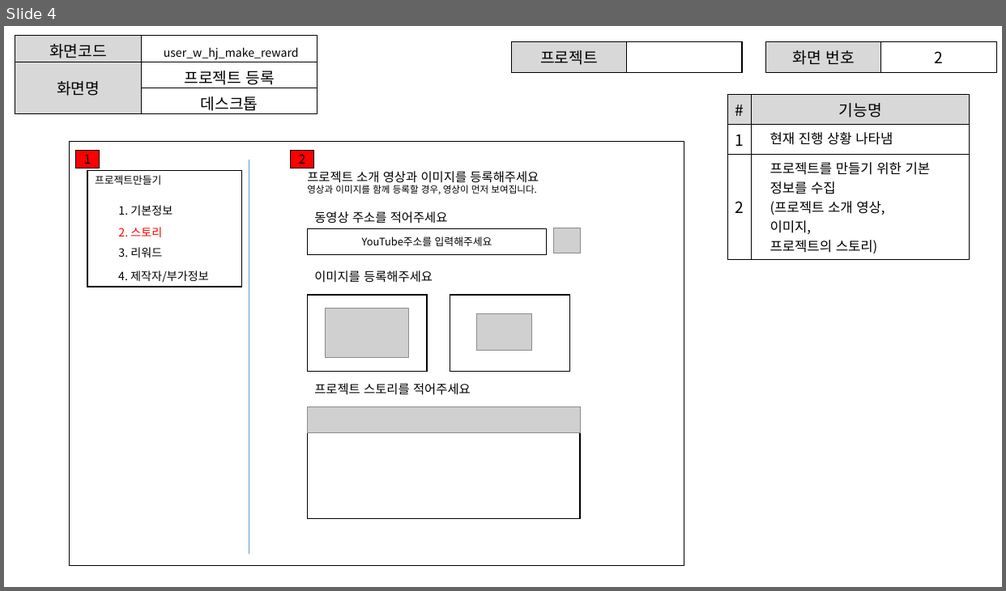
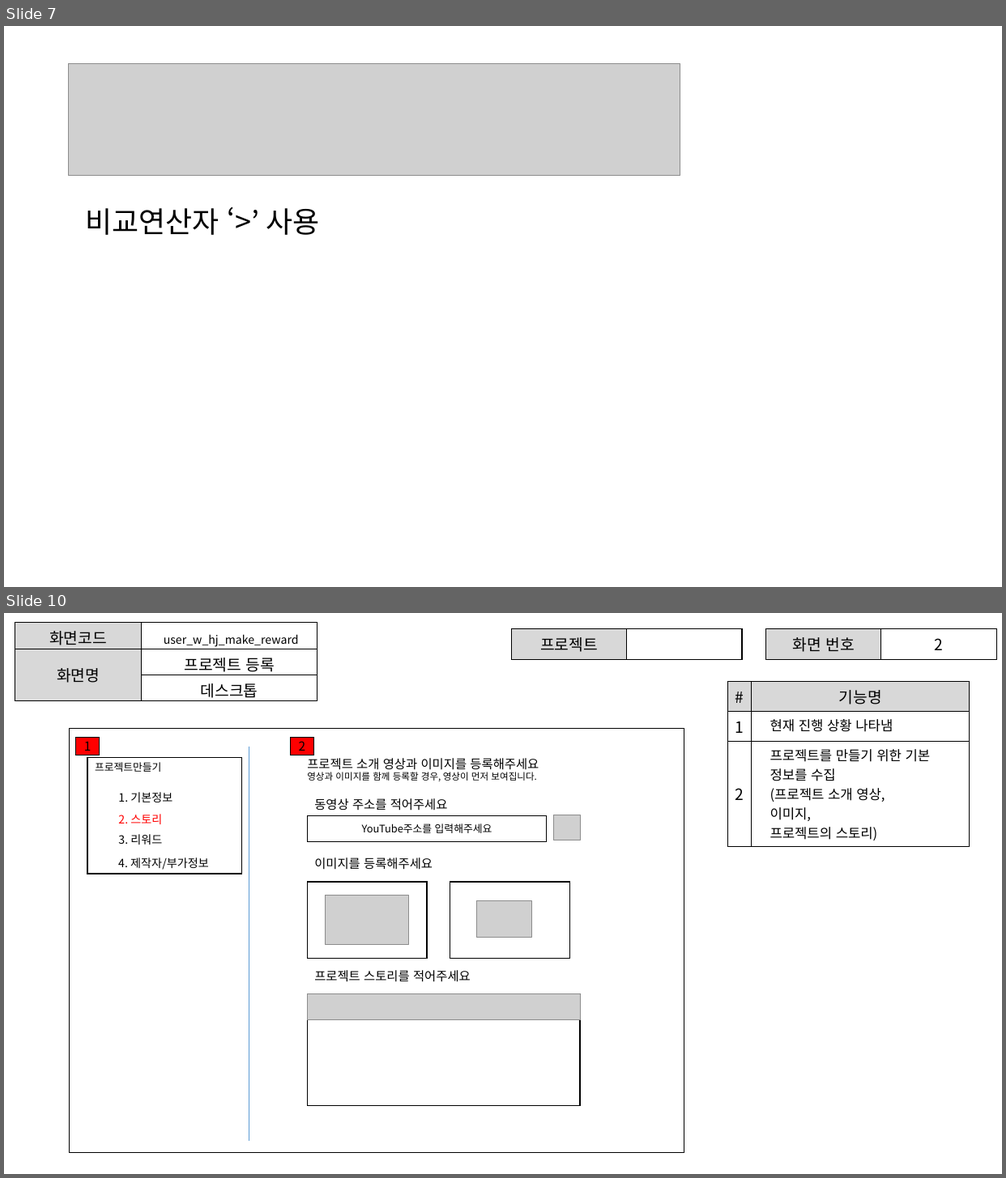
Before and after one commit to ezenteam2/EzenCrowdFunding, a slide deck: project03 화면설계서/project03 - 화면 설계서 - 형준.pptx. Shown one above the other, each under a label of ours: slide 4 before the commit, slides 7 and 10 after it; the slides between them are not shown. The pictures are 1006x591 and 1006x1178 pixels, drawn with LibreOffice and Linux fonts; fonts in the diff are those of the drawing; grey boxes stand for pictures. Boxes give left, top, right and bottom in pixels: in the first picture for what was removed or moved away, otherwise in the second. Text is boxed around its words. In the diff, an @@ line names an element or a change of style, - is before the commit and + after.

```diff
--- a/project03 화면설계서/project03 - 화면 설계서 - 형준.pptx
+++ b/project03 화면설계서/project03 - 화면 설계서 - 형준.pptx
@@ slide 7 added at <box>4,26,1002,587</box>, background #FFFFFF @@
@@ picture added at <box>68,63,680,176</box> @@
@@ text added at <box>85,208,319,235</box>, 28 pt, text #000000 @@
+비교연산자 ‘>’ 사용
@@ what was slide 4 is now slide 10 @@
```
Also in this commit, not shown: 5 other slides added.
